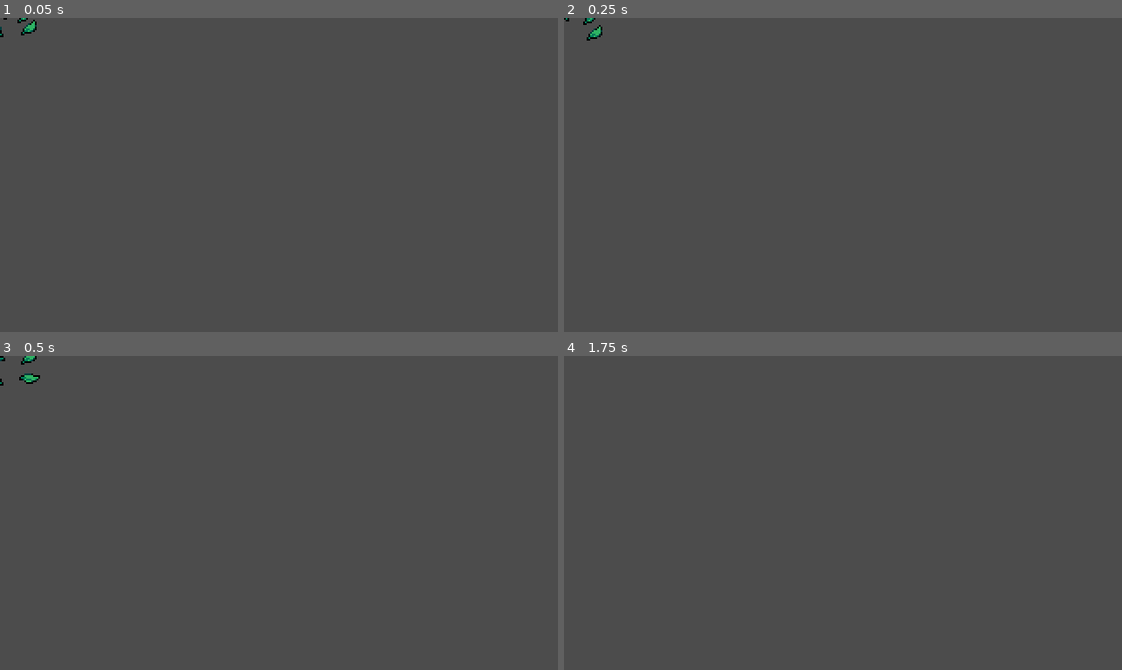
Above: before the commit, frames 1-4 (two rows, left to right).
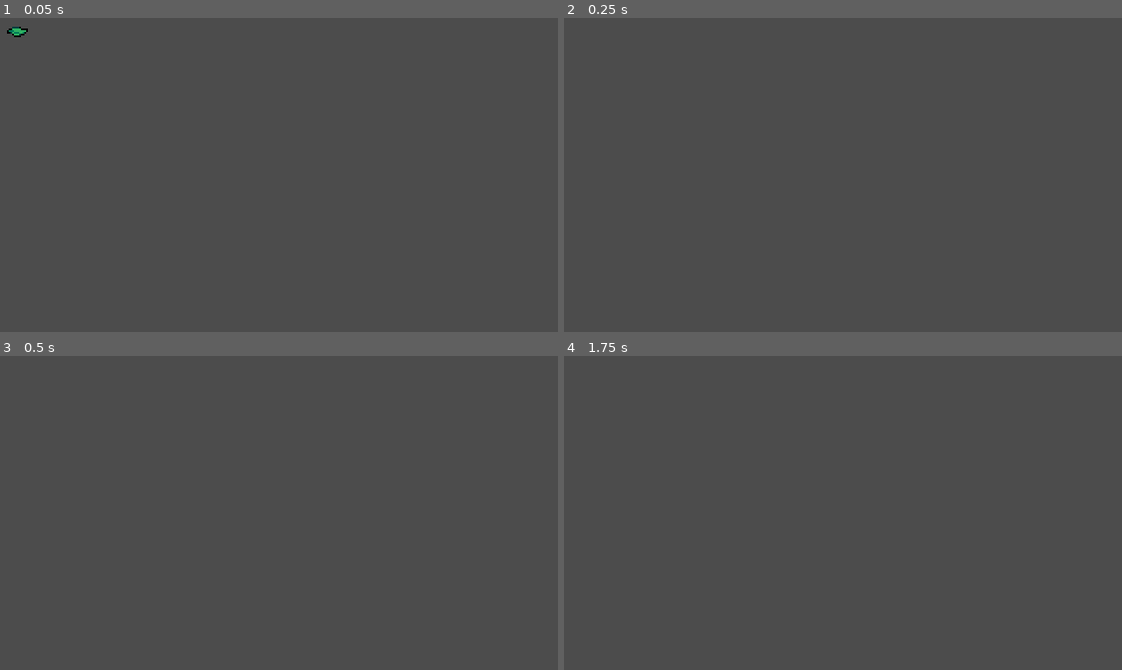
Above: after the commit, the same moments.

Repository: MilleniumBlitz/TopDownDungeon
Game: Godot game, scene res://assets/terrain/grass_effect.tscn
Two runs of this game, one before a commit and one after it. Both use one fixed random seed, a clock stepped at 60 frames per second and the inputs below. This scene is started directly instead of the project's main scene.
Inputs:
- Up to frame 1 (0.05 s): no input
- Up to frame 2 (0.25 s): no input
- Up to frame 3 (0.5 s): no input
- Up to frame 4 (1.75 s): hold D (move_right) 0.53-1.28 s; hold E (attack) 0.53-1.28 s; hold S (move_down) from 1.28 s (still down); tap E (attack) at 1.35 s

The runs differ from the first frame. In frame 1, 0.2% of the frame differs, in the area x 0-7%, y 0-7%; in frame 2, 0.1%; in frame 3, 0.2%; in frame 4, nothing differs.

Commit message:
Add death effect / Add independant effect script

Diff:
--- a/assets/terrain/bush.tscn
+++ b/assets/terrain/bush.tscn
@@ -2,8 +2,8 @@
 
 [ext_resource path="res://assets/terrain/bush.png" type="Texture" id=1]
 
-[sub_resource type="RectangleShape2D" id=1]
-extents = Vector2( 6.70119, 4.54687 )
+[sub_resource type="CircleShape2D" id=1]
+radius = 11.9007
 
 [node name="Bush" type="Sprite"]
 texture = ExtResource( 1 )
@@ -11,5 +11,5 @@
 [node name="Area2D" type="StaticBody2D" parent="."]
 
 [node name="CollisionShape2D" type="CollisionShape2D" parent="Area2D"]
-position = Vector2( -0.198425, 8.33385 )
+position = Vector2( -0.396851, 0.793701 )
 shape = SubResource( 1 )
--- a/assets/terrain/grass.gd
+++ b/assets/terrain/grass.gd
@@ -5,5 +5,5 @@
 func _on_Hurtbox_area_entered(area):
 	var new_effect = Effect.instance()
 	new_effect.global_position = global_position
-	get_tree().get_root().add_child(new_effect)
+	get_parent().add_child(new_effect)
 	queue_free()
--- a/assets/terrain/grass_effect.tscn
+++ b/assets/terrain/grass_effect.tscn
@@ -1,43 +1,38 @@
 [gd_scene load_steps=9 format=2]
 
 [ext_resource path="res://assets/terrain/grass_effect.png" type="Texture" id=1]
-[ext_resource path="res://assets/terrain/grass_effect.gd" type="Script" id=2]
+[ext_resource path="res://tools/effect/effect.gd" type="Script" id=2]
+
+[sub_resource type="AtlasTexture" id=1]
+atlas = ExtResource( 1 )
+region = Rect2( 0, 0, 32, 32 )
 
 [sub_resource type="AtlasTexture" id=2]
 atlas = ExtResource( 1 )
-region = Rect2( 0, 0, 32, 32 )
+region = Rect2( 32, 0, 32, 32 )
 
 [sub_resource type="AtlasTexture" id=3]
 atlas = ExtResource( 1 )
-region = Rect2( 32, 0, 32, 32 )
+region = Rect2( 64, 0, 32, 32 )
 
 [sub_resource type="AtlasTexture" id=4]
 atlas = ExtResource( 1 )
-region = Rect2( 64, 0, 32, 32 )
+region = Rect2( 96, 0, 32, 32 )
 
 [sub_resource type="AtlasTexture" id=5]
 atlas = ExtResource( 1 )
-region = Rect2( 96, 0, 32, 32 )
-
-[sub_resource type="AtlasTexture" id=6]
-atlas = ExtResource( 1 )
 region = Rect2( 128, 0, 32, 32 )
 
-[sub_resource type="SpriteFrames" id=1]
+[sub_resource type="SpriteFrames" id=6]
 animations = [ {
-"frames": [ SubResource( 2 ), SubResource( 3 ), SubResource( 4 ), SubResource( 5 ), SubResource( 6 ) ],
+"frames": [ SubResource( 1 ), SubResource( 2 ), SubResource( 3 ), SubResource( 4 ), SubResource( 5 ) ],
 "loop": true,
 "name": "Animate",
-"speed": 5.0
+"speed": 10.0
 } ]
 
-[node name="GrassEffect" type="Node2D"]
+[node name="GrassEffect" type="AnimatedSprite"]
+frames = SubResource( 6 )
+animation = "Animate"
+frame = 3
 script = ExtResource( 2 )
-
-[node name="AnimatedSprite" type="AnimatedSprite" parent="."]
-frames = SubResource( 1 )
-animation = "Animate"
-playing = true
-centered = false
-offset = Vector2( -8, -8 )
-[connection signal="animation_finished" from="AnimatedSprite" to="." method="_on_AnimatedSprite_animation_finished"]
--- a/characters/enemy/bat/bat.gd
+++ b/characters/enemy/bat/bat.gd
@@ -16,4 +16,7 @@
 
 
 func _on_Stats_no_health():
+	var death_effect = load("res://characters/enemy/bat/death_effect.tscn").instance()
+	death_effect.global_position = global_position
+	get_parent().add_child(death_effect)
 	queue_free()
--- /dev/null
+++ b/characters/enemy/bat/death_effect.tscn
@@ -0,0 +1,57 @@
+[gd_scene load_steps=14 format=2]
+
+[ext_resource path="res://assets/characters/enemy_death_effect.png" type="Texture" id=1]
+[ext_resource path="res://tools/effect/effect.gd" type="Script" id=2]
+
+[sub_resource type="AtlasTexture" id=1]
+atlas = ExtResource( 1 )
+region = Rect2( 0, 0, 32, 32 )
+
+[sub_resource type="AtlasTexture" id=2]
+atlas = ExtResource( 1 )
+region = Rect2( 32, 0, 32, 32 )
+
+[sub_resource type="AtlasTexture" id=3]
+atlas = ExtResource( 1 )
+region = Rect2( 64, 0, 32, 32 )
+
+[sub_resource type="AtlasTexture" id=4]
+atlas = ExtResource( 1 )
+region = Rect2( 96, 0, 32, 32 )
+
+[sub_resource type="AtlasTexture" id=5]
+atlas = ExtResource( 1 )
+region = Rect2( 128, 0, 32, 32 )
+
+[sub_resource type="AtlasTexture" id=6]
+atlas = ExtResource( 1 )
+region = Rect2( 160, 0, 32, 32 )
+
+[sub_resource type="AtlasTexture" id=7]
+atlas = ExtResource( 1 )
+region = Rect2( 192, 0, 32, 32 )
+
+[sub_resource type="AtlasTexture" id=8]
+atlas = ExtResource( 1 )
+region = Rect2( 224, 0, 32, 32 )
+
+[sub_resource type="AtlasTexture" id=9]
+atlas = ExtResource( 1 )
+region = Rect2( 256, 0, 32, 32 )
+
+[sub_resource type="AtlasTexture" id=10]
+atlas = ExtResource( 1 )
+region = Rect2( 288, 0, 32, 32 )
+
+[sub_resource type="SpriteFrames" id=11]
+animations = [ {
+"frames": [ SubResource( 1 ), SubResource( 2 ), SubResource( 3 ), SubResource( 4 ), SubResource( 5 ), SubResource( 6 ), SubResource( 7 ), SubResource( 8 ), SubResource( 9 ), SubResource( 10 ) ],
+"loop": true,
+"name": "Animate",
+"speed": 10.0
+} ]
+
+[node name="DeathEffect" type="AnimatedSprite"]
+frames = SubResource( 11 )
+animation = "Animate"
+script = ExtResource( 2 )
--- a/characters/player/player.gd
+++ b/characters/player/player.gd
@@ -5,7 +5,7 @@
 const FRICTION = 800
 
 var velocity = Vector2.ZERO
-var roll_vector = Vector2.LEFT
+var roll_vector = Vector2.DOWN
 
 onready var animation_player = $AnimationPlayer
 onready var animation_tree = $AnimationTree
--- a/characters/player/player.tscn
+++ b/characters/player/player.tscn
@@ -630,7 +630,7 @@
 position = Vector2( 0, -9 )
 texture = ExtResource( 1 )
 hframes = 60
-frame = 12
+frame = 18
 region_rect = Rect2( 16, 32, 806, 40 )
 __meta__ = {
 "_edit_lock_": true
@@ -663,10 +663,10 @@
 anim_player = NodePath("../AnimationPlayer")
 active = true
 parameters/playback = SubResource( 47 )
-parameters/Attack/blend_position = Vector2( -0.00167131, -0.0023061 )
-parameters/Idle/blend_position = Vector2( -0.0027855, -0.00327873 )
-parameters/Roll/blend_position = Vector2( -0.000557125, 0.00209641 )
-parameters/Run/blend_position = Vector2( -0.00167131, 0 )
+parameters/Attack/blend_position = Vector2( 0, 1 )
+parameters/Idle/blend_position = Vector2( 0, 1 )
+parameters/Roll/blend_position = Vector2( 0, 1 )
+parameters/Run/blend_position = Vector2( 0, 1 )
 
 [node name="HitboxPivot" type="Position2D" parent="."]
 position = Vector2( 0, -9 )
--- a/levels/level.tscn
+++ b/levels/level.tscn
@@ -520,17 +520,19 @@
 [node name="Grass7" parent="YSort/Grasses" instance=ExtResource( 5 )]
 position = Vector2( -112, 176 )
 
-[node name="Bat" parent="." instance=ExtResource( 7 )]
+[node name="Ennemies" type="YSort" parent="YSort"]
+
+[node name="Bat" parent="YSort/Ennemies" instance=ExtResource( 7 )]
 position = Vector2( -42.7201, 102.569 )
 
-[node name="Bat2" parent="." instance=ExtResource( 7 )]
+[node name="Bat2" parent="YSort/Ennemies" instance=ExtResource( 7 )]
 position = Vector2( -111.631, 118.254 )
 
-[node name="Bat3" parent="." instance=ExtResource( 7 )]
+[node name="Bat3" parent="YSort/Ennemies" instance=ExtResource( 7 )]
 position = Vector2( -20.1947, 128.932 )
 
-[node name="Bat4" parent="." instance=ExtResource( 7 )]
+[node name="Bat4" parent="YSort/Ennemies" instance=ExtResource( 7 )]
 position = Vector2( -96.1137, 140.946 )
 
-[node name="Bat5" parent="." instance=ExtResource( 7 )]
+[node name="Bat5" parent="YSort/Ennemies" instance=ExtResource( 7 )]
 position = Vector2( -57.9039, 142.114 )
--- /dev/null
+++ b/tools/effect/effect.gd
@@ -0,0 +1,9 @@
+extends AnimatedSprite
+
+
+func _ready():
+	connect("animation_finished", self, "_on_animation_finished")
+	play("Animate")
+
+func _on_animation_finished():
+	queue_free()
Binary file added: assets/characters/enemy_death_effect.png
Not shown, added: assets/characters/enemy_death_effect.png.import
